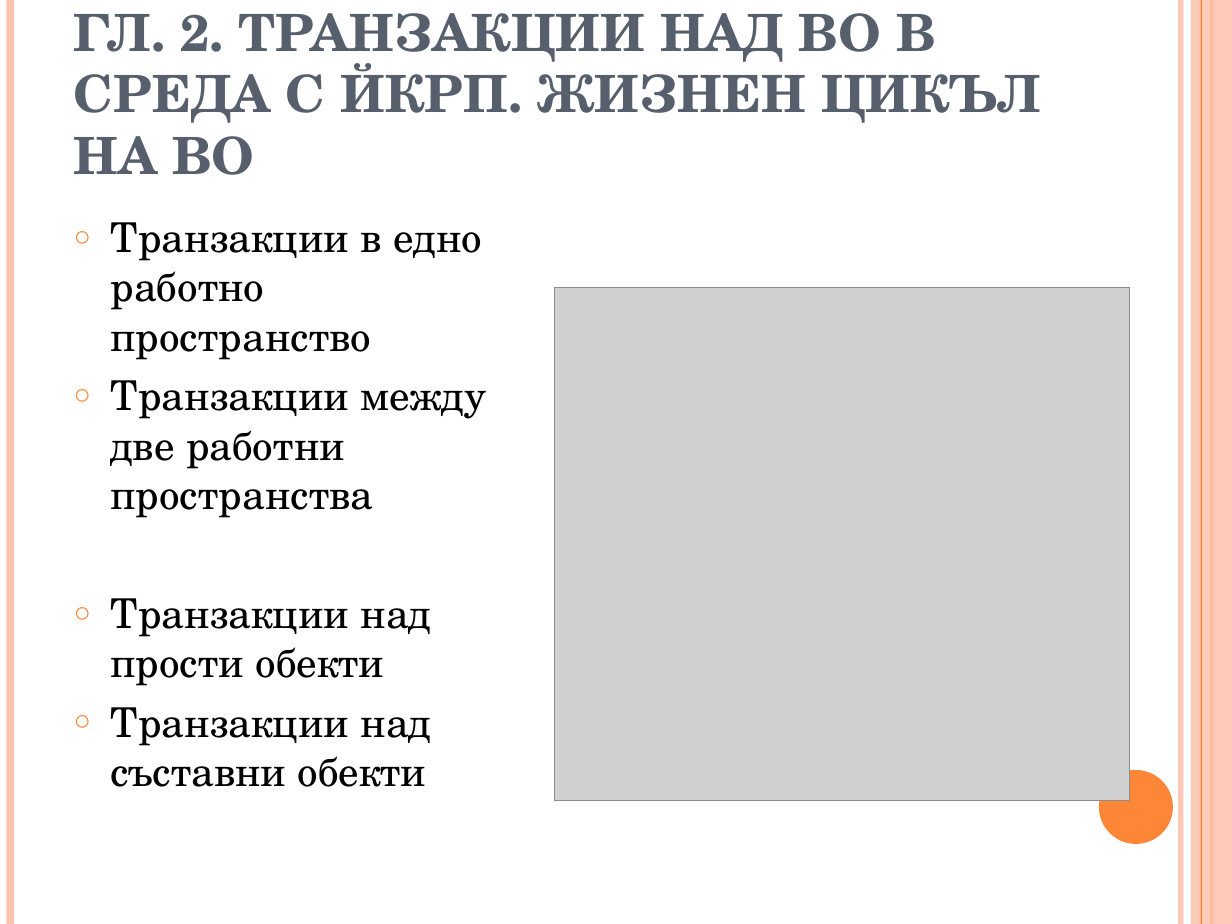
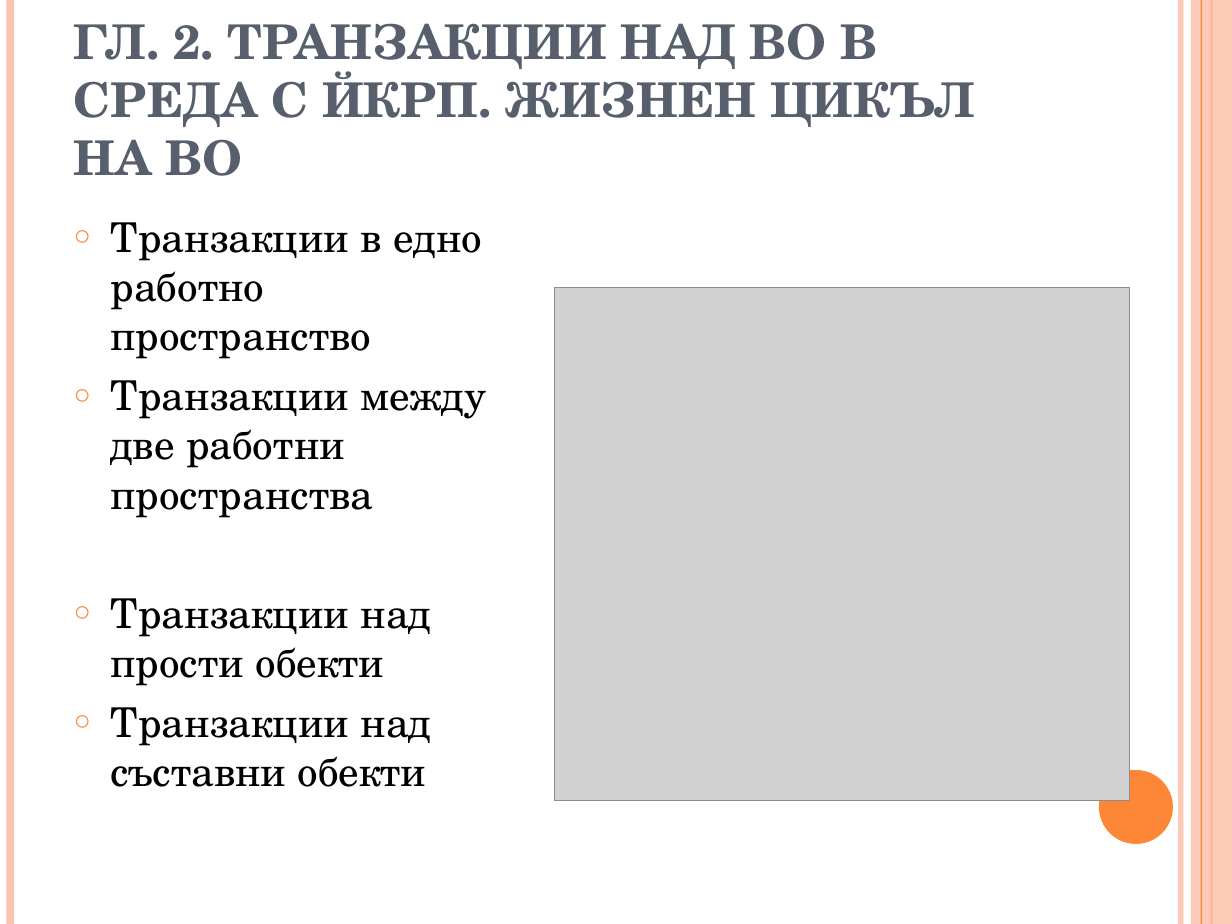
Before and after one commit to vjotov/versia, a slide deck: slide 8 of doc/preseontation.ppt. Drawn at 1232x924 pixels with LibreOffice and Linux fonts; fonts in the diff are those of the drawing; grey boxes stand for pictures. Boxes give left, top, right and bottom in pixels: in the first picture for what was removed or moved away, otherwise in the second. Text is boxed around its words. In the diff, an @@ line names an element or a change of style, - is before the commit and + after.

```diff
--- a/doc/preseontation.ppt
+++ b/doc/preseontation.ppt
@@ title "ГЛ. 2. ТРАНЗАКЦИИ НАД ВО ..." at box(74, 23, 975, 176): size 30 to 28 pt @@
```
Also in this commit, not shown: 4 other slides changed, 2 slides added.
